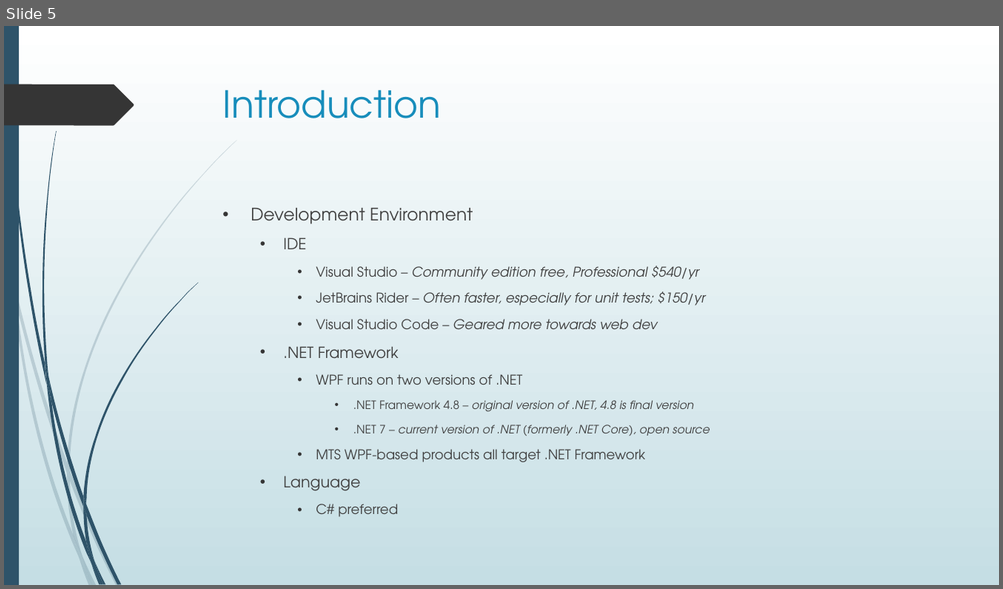
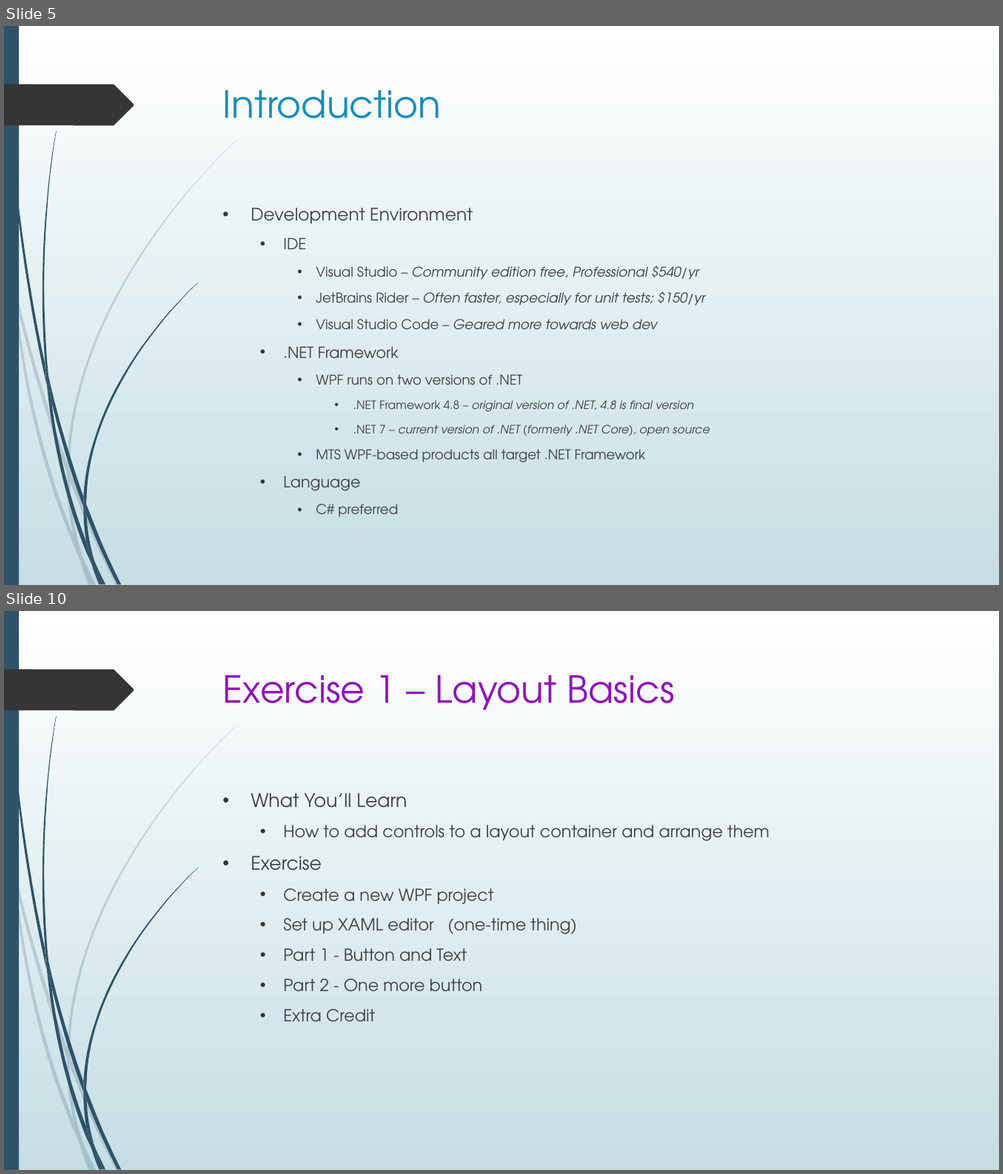
Before and after one commit to seanpsexton/wpf-workshop-solutions, a slide deck: WPF-Workshop-Sexton-Oct2023.pptx. Shown one above the other, each under a label of ours: slide 5 before the commit, slides 5 and 10 after it; the slides between them are not shown. The pictures are 1003x589 and 1003x1174 pixels, drawn with LibreOffice and Linux fonts; fonts in the diff are those of the drawing. Boxes give left, top, right and bottom in pixels: in the first picture for what was removed or moved away, otherwise in the second. Text is boxed around its words. In the diff, an @@ line names an element or a change of style, - is before the commit and + after.

```diff
--- a/WPF-Workshop-Sexton-Oct2023.pptx
+++ b/WPF-Workshop-Sexton-Oct2023.pptx
@@ slide 10 added at box(4, 611, 999, 1170), background gradient #FFFFFF to #C5DEE5; not listed: 24 template elements that a slide beside it also shows @@
@@ title added at box(223, 675, 674, 710), 36 pt, text #9013B9 @@
+Exercise 1 – Layout Basics
@@ text added at box(250, 793, 769, 1022), 16 pt, text #404040 @@
+• What You’ll Learn
+  • How to add controls to a layout container and arrange them
+• Exercise
+  • Create a new WPF project
+  • Set up XAML editor (one-time thing)
+  • Part 1 - Button and Text
+  • Part 2 - One more button
+  • Extra Credit
```
Also in this commit, not shown: 4 other slides added.
